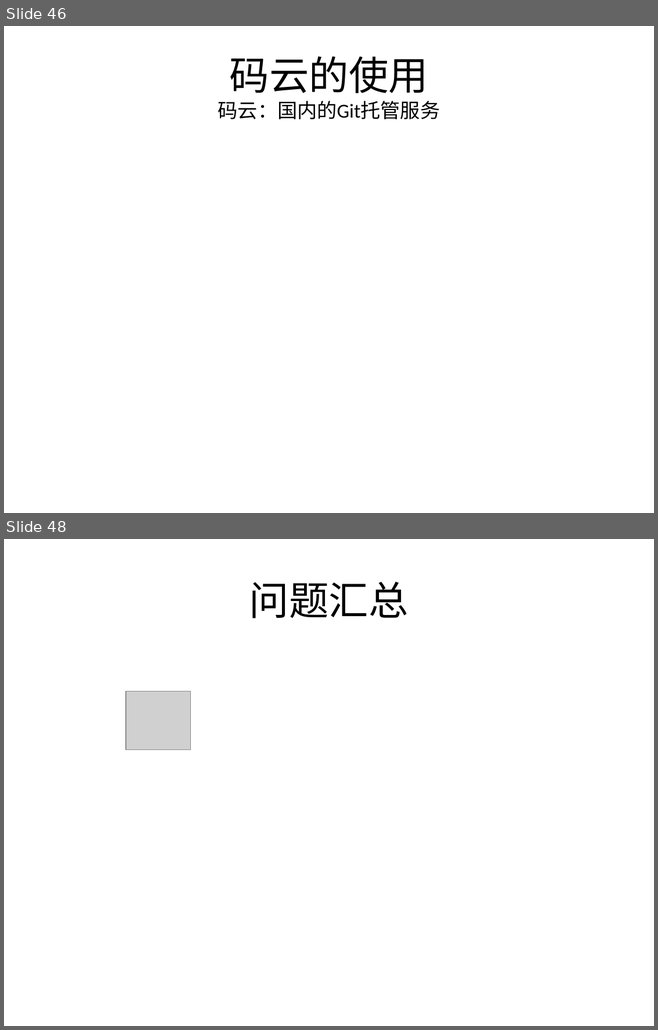
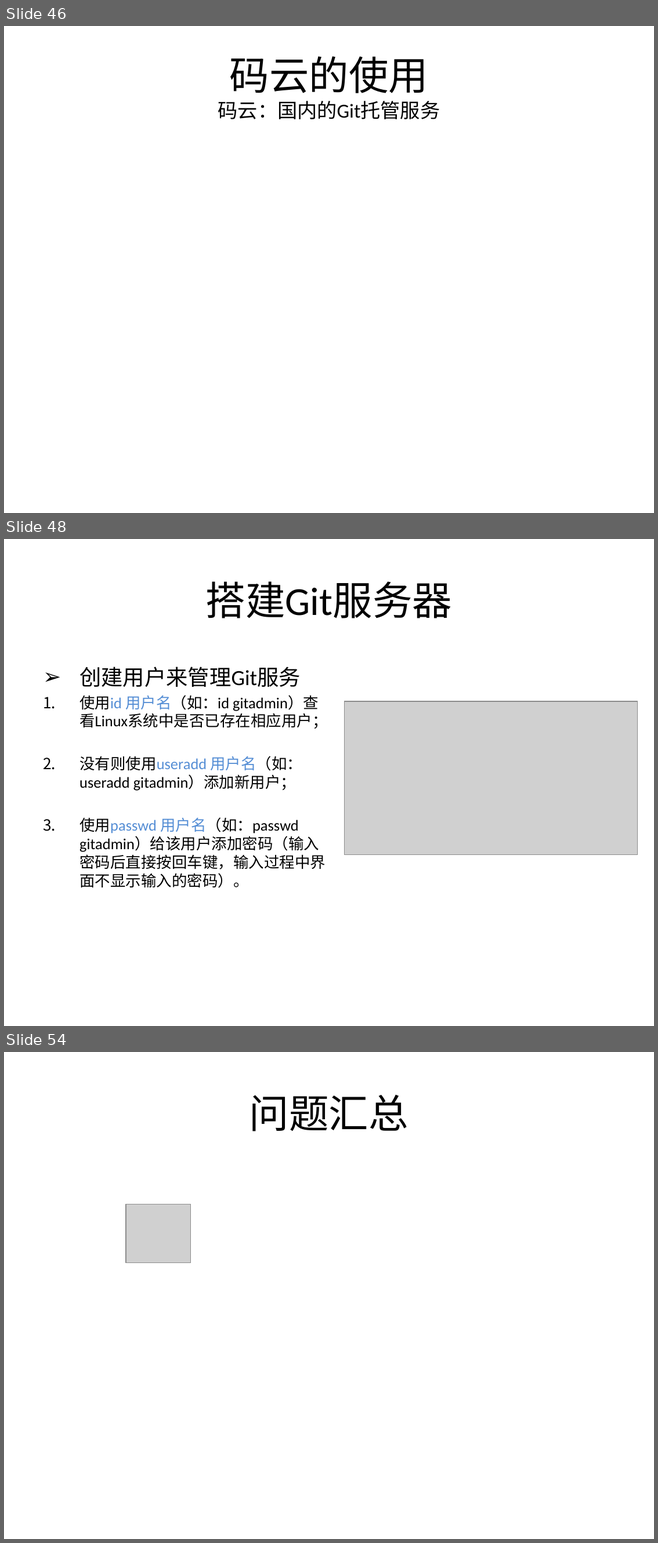
Before and after one commit to chenwen715/learn_repo, a slide deck: ppt/git.pptx. Shown one above the other, each under a label of ours: slides 46 and 48 before the commit, slides 46, 48 and 54 after it; the slides between them are not shown. The pictures are 658x1030 and 658x1543 pixels, drawn with LibreOffice and Linux fonts; fonts in the diff are those of the drawing; grey boxes stand for pictures. Boxes give left, top, right and bottom in pixels: in the first picture for what was removed or moved away, otherwise in the second. Text is boxed around its words. In the diff, an @@ line names an element or a change of style, - is before the commit and + after.

Commit message:
modify git.ppt and map_181115
181119
更新git.ppt中搭建服务器的内容
更新map_181115中绘制小车的程序

```diff
--- a/ppt/git.pptx
+++ b/ppt/git.pptx
@@ slide 48 added at bbox=[4, 539, 654, 1026], background #FFFFFF @@
@@ title added at bbox=[206, 581, 452, 618], 44 pt, text #000000 @@
+搭建Git服务器
@@ text added at bbox=[79, 667, 327, 888], 17 pt, text #000000 @@
+➢ 创建用户来管理Git服务
+1. 使用id 用户名（如：id gitadmin）查看Linux系统中是否已存在相应用户；
+2. 没有则使用useradd 用户名（如：useradd gitadmin）添加新用户；
+3. 使用passwd 用户名（如：passwd gitadmin）给该用户添加密码（输入密码后直接按回车键，输入过程中界面不显示输入的密码）。
@@ picture added at bbox=[344, 701, 637, 855] @@
@@ what was slide 48 is now slide 54 @@
```
Also in this commit, not shown: 1 slide changed, 5 other slides added, 5 other files.
